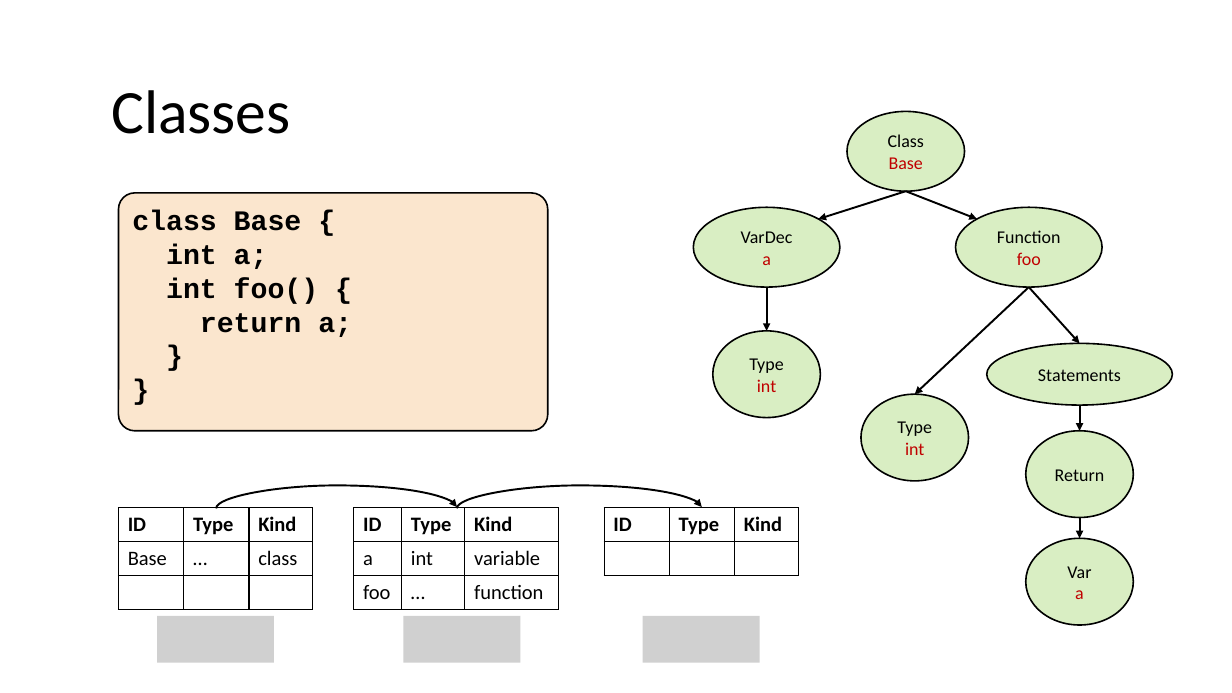
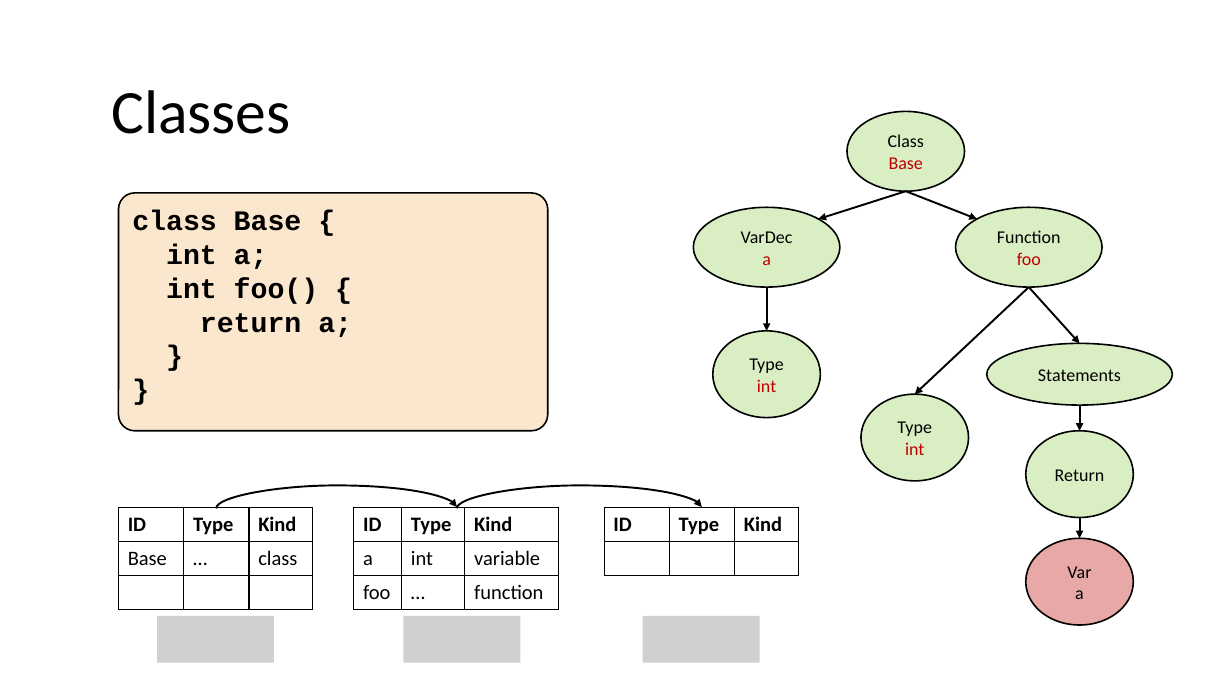
Before and after one commit to nivshani/compilation, a slide deck: slide 97 of slides/semantic.pptx (slide 96 before the commit). Drawn at 1232x693 pixels with LibreOffice and Linux fonts; fonts in the diff are those of the drawing; grey boxes stand for pictures. Boxes give left, top, right and bottom in pixels: in the first picture for what was removed or moved away, otherwise in the second. Text is boxed around its words. In the diff, an @@ line names an element or a change of style, - is before the commit and + after.

```diff
--- a/slides/semantic.pptx
+++ b/slides/semantic.pptx
@@ ellipse "Var" at [1026,539,1133,626]: fill #92D050 at 34% opacity to #C00000 at 34% opacity @@
@@ text in ellipse at [1075,590,1084,599]: text colour #C00000 to #000000 in "a" @@
```
Also in this commit, not shown: 10 other slides changed, 1 slide added, 1 other file.
